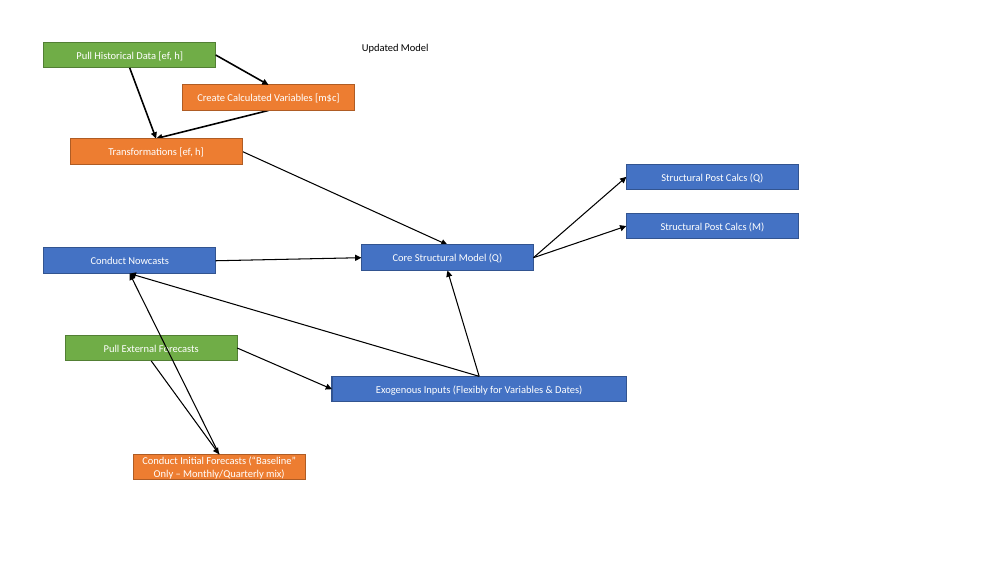
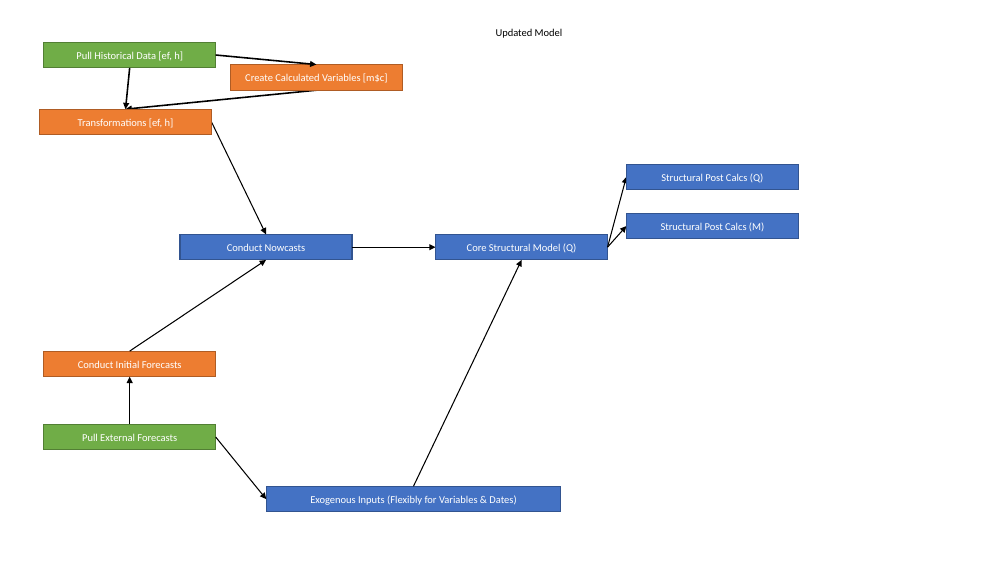
Before and after one commit to bongohead/econforecasting-r, a slide deck: slide 1 of documentation-templates/model-flow.pptx. Drawn at 1008x567 pixels with LibreOffice and Linux fonts; fonts in the diff are those of the drawing. Boxes give left, top, right and bottom in pixels: in the first picture for what was removed or moved away, otherwise in the second. Text is boxed around its words. In the diff, an @@ line names an element or a change of style, - is before the commit and + after.

```diff
--- a/documentation-templates/model-flow.pptx
+++ b/documentation-templates/model-flow.pptx
@@ text "Updated Model": place and size @@
-text "Updated Model" at (362, 43, 429, 53)
+text "Updated Model" at (496, 28, 563, 38)
@@ text "Updated Model" at (496, 28, 563, 38): alignment left to centre @@
@@ arrow moved from (216, 55) - (268, 85) to (216, 55) - (316, 64) @@
@@ arrow moved from (130, 68) - (156, 138) to (130, 68) - (126, 109) @@
@@ rectangle "Create Calculated Variables [m$c]": place and size @@
-rectangle "Create Calculated Variables [m$c]" at (182, 85, 355, 110)
+rectangle "Create Calculated Variables [m$c]" at (231, 64, 403, 90)
@@ rectangle "Transformations [ef, h]": place and size @@
-rectangle "Transformations [ef, h]" at (70, 138, 243, 164)
+rectangle "Transformations [ef, h]" at (39, 109, 212, 135)
@@ arrow moved from (268, 110) - (156, 138) to (316, 90) - (126, 109) @@
@@ arrow moved from (242, 151) - (448, 245) to (212, 122) - (266, 234) @@
@@ arrow moved from (534, 258) - (627, 177) to (608, 247) - (627, 177) @@
@@ rectangle "Conduct Nowcasts": place and size @@
-rectangle "Conduct Nowcasts" at (44, 248, 216, 274)
+rectangle "Conduct Nowcasts" at (180, 234, 352, 260)
@@ rectangle "Core Structural Model (Q)": place and size @@
-rectangle "Core Structural Model (Q)" at (361, 245, 534, 271)
+rectangle "Core Structural Model (Q)" at (436, 234, 608, 260)
@@ arrow moved from (534, 258) - (627, 226) to (608, 247) - (627, 226) @@
@@ arrow moved from (219, 454) - (130, 274) to (130, 351) - (266, 260) @@
@@ arrow moved from (216, 261) - (361, 258) to (352, 247) - (436, 247) @@
@@ arrow moved from (479, 377) - (448, 271) to (414, 486) - (522, 260) @@
@@ arrow removed from (479, 377) to (130, 274) @@
@@ rectangle "Conduct Initial Forecasts": place and size @@
-rectangle "Conduct Initial Forecasts" at (133, 454, 306, 480)
+rectangle "Conduct Initial Forecasts" at (44, 351, 216, 377)
@@ text in rectangle at (78, 360, 182, 368): text changed @@
-Conduct Initial Forecasts (“Baseline” Only – Monthly/Quarterly mix)
+Conduct Initial Forecasts
@@ arrow moved from (151, 361) - (219, 454) to (130, 424) - (130, 377) @@
@@ rectangle "Pull External Forecasts": place and size @@
-rectangle "Pull External Forecasts" at (65, 335, 237, 361)
+rectangle "Pull External Forecasts" at (44, 424, 216, 450)
@@ arrow moved from (237, 348) - (332, 389) to (216, 437) - (266, 499) @@
@@ rectangle "Exogenous Inputs (Flexibly for Variables ...": place and size @@
-rectangle "Exogenous Inputs (Flexibly for Variables ..." at (332, 377, 626, 402)
+rectangle "Exogenous Inputs (Flexibly for Variables ..." at (266, 486, 560, 512)
```
Also in this commit, not shown: 5 other files.
